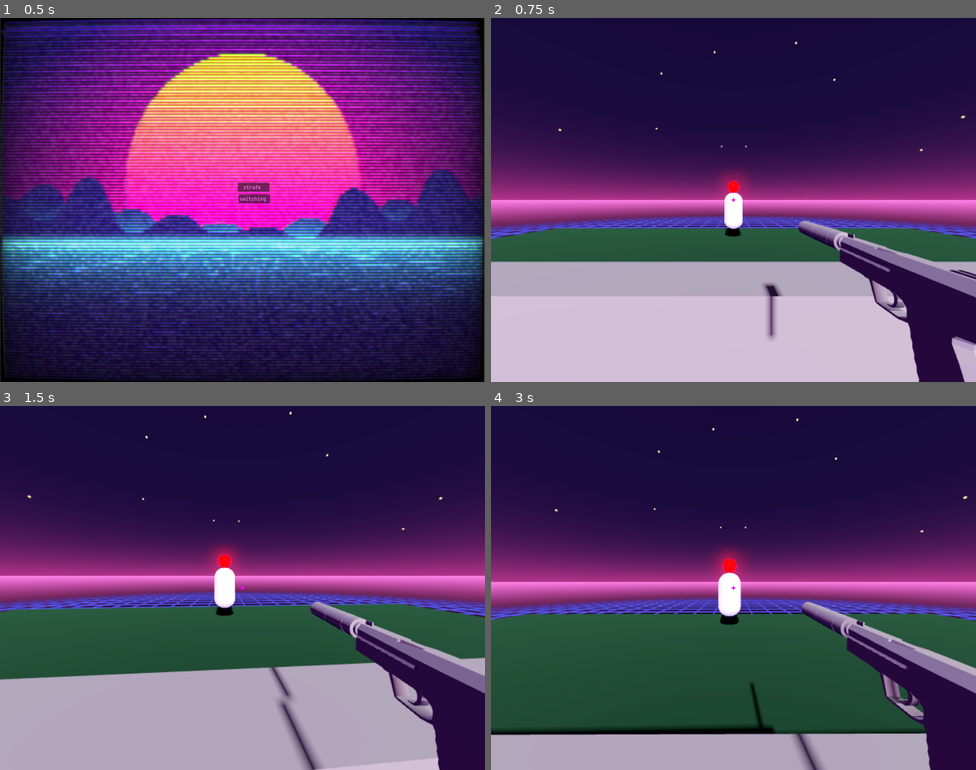
Above: before the commit, frames 1-4 (two rows, left to right).
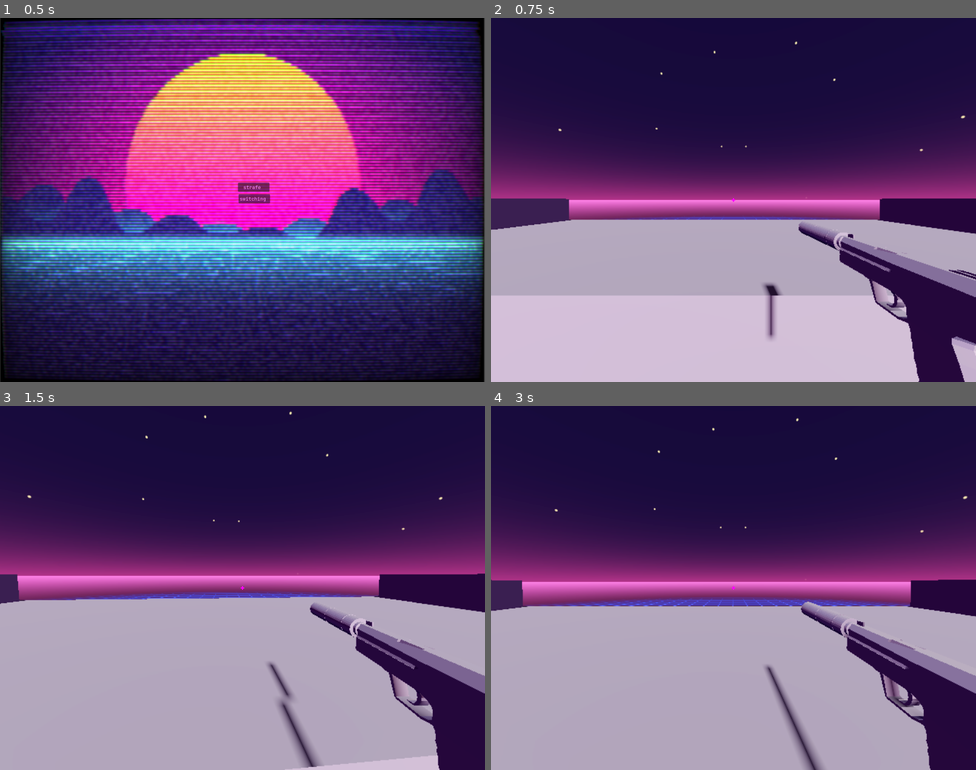
Above: after the commit, the same moments.

Repository: femboyonfent/fem-aim-trainer
Game: Godot game, scene res://start_screen.tscn
Same seed, same stepped clock (60 frames per second), same inputs: the game is played once before the commit and once after it.
Inputs (mouse positions are in pixels of both pictures, inside the frame that each line leads up to):
- Up to frame 1 (0.5 s): no input
- Up to frame 2 (0.75 s): click "strafe" at 0.5 s
- Up to frame 3 (1.5 s): tap Enter at 1.25 s; move the mouse to (266, 588) at 1.27 s; press the mouse at (266, 588) at 1.28 s; hold W (forward ) from 1.28 s (still down)
- Up to frame 4 (3 s): keep holding W (forward ); tap Space at 2 s; move the mouse to (709, 588) at 2.02 s; release the mouse at (709, 588) at 2.03 s; click (709, 588) at 2.1 s; tap Enter at 2.75 s; move the mouse to (743, 580) at 2.77 s; press the mouse at (743, 580) at 2.78 s

Frame 1 is identical in both runs. In frame 2, 13% of the frame differs, in the area x 0-100%, y 42-100%; in frame 3, 20%; in frame 4, 33%, in the area x 0-100%, y 39-100%.

Commit message:
bruh
colon three!!!!!

Diff:
--- a/bullet new.gd
+++ /dev/null
@@ -1,10 +0,0 @@
-extends CharacterBody3D
-class_name Bullet
-
-# Called when the node enters the scene tree for the first time.
-func _ready() -> void:
-	set_as_top_level(true)
-
-
-func _on_timer_timeout() -> void:
-	queue_free()
--- a/bullet.gd
+++ /dev/null
@@ -1,6 +0,0 @@
-extends CharacterBody3D
-
-func
-
-func _on_timer_timeout() -> void:
-	queue_free()
--- a/bullet.tscn
+++ b/bullet.tscn
@@ -1,6 +1,17 @@
-[gd_scene load_steps=4 format=3 uid="uid://b83n3vnq2mwm1"]
+[gd_scene load_steps=4 format=3 uid="uid://ci60gfsn0ftxj"]
 
-[ext_resource type="Script" path="res://bullet new.gd" id="1_cwl5o"]
+[sub_resource type="GDScript" id="GDScript_6bai2"]
+script/source = "extends CharacterBody3D
+class_name Bullet
+
+# Called when the node enters the scene tree for the first time.
+func _ready() -> void:
+	set_as_top_level(true)
+
+
+func _on_timer_timeout() -> void:
+	queue_free()
+"
 
 [sub_resource type="SphereShape3D" id="SphereShape3D_2nxlk"]
 radius = 0.05
@@ -11,7 +22,7 @@
 
 [node name="bullet" type="CharacterBody3D"]
 physics_interpolation_mode = 2
-script = ExtResource("1_cwl5o")
+script = SubResource("GDScript_6bai2")
 
 [node name="bullet" type="CollisionShape3D" parent="."]
 transform = Transform3D(1, 0, 0, 0, 1, 0, 0, 0, 1, 0, 0, 0.100727)
--- a/head.gd
+++ b/head.gd
@@ -1,4 +1,4 @@
 extends CharacterBody3D
-
+var SPEED = 300
 func headshot():
 	queue_free()
--- a/human_target.gd
+++ b/human_target.gd
@@ -1,6 +1,6 @@
 extends CharacterBody3D
 var health = 4
-var SPEED = 300
+var SPEED = 6
 func hit():
 	print(health)
 	health -= 1
@@ -12,7 +12,16 @@
 
 
 func _physics_process(delta: float) -> void:
-	var direction = (transform.basis * Vector3(-1, 0, 0))
+	if not is_on_floor():
+		velocity += get_gravity() * delta
+	var input_dir := Input.get_vector("right", "left", "forward ", "backword")
+	var direction := (transform.basis * Vector3(input_dir.x, 0, input_dir.y)).normalized()
 	if direction:
 		velocity.x = direction.x * SPEED
-	velocity.x = move_toward(velocity.x, 0, SPEED)
+		velocity.z = direction.z * SPEED
+	else:
+		velocity.x = move_toward(velocity.x, 0, SPEED)
+		velocity.z = move_toward(velocity.z, 0, SPEED)
+
+
+	move_and_slide()
--- a/human_target.tscn
+++ b/human_target.tscn
@@ -42,4 +42,6 @@
 [node name="MeshInstance3D" type="MeshInstance3D" parent="CharacterBody3D" groups=["head"]]
 mesh = SubResource("SphereMesh_flfvs")
 
+[node name="Timer" type="Timer" parent="."]
+
 [connection signal="tree_exited" from="CharacterBody3D" to="." method="_on_character_body_3d_tree_exited"]
--- a/project.godot
+++ b/project.godot
@@ -76,4 +76,3 @@
 [rendering]
 
 scaling_3d/scale=0.8
-anti_aliasing/quality/msaa_3d=1
--- /dev/null
+++ b/strafing.gd
@@ -0,0 +1,17 @@
+extends Node3D
+
+
+func spawning():
+	pass
+
+# note:
+# this manages the spawning of the bots.
+
+# Called when the node enters the scene tree for the first time.
+func _ready() -> void:
+	pass # Replace with function body.
+
+
+# Called every frame. 'delta' is the elapsed time since the previous frame.
+func _process(delta: float) -> void:
+	pass
--- a/strafing.tscn
+++ b/strafing.tscn
@@ -1,9 +1,9 @@
 [gd_scene load_steps=9 format=3 uid="uid://cwec8hpk3akcd"]
 
+[ext_resource type="Script" path="res://strafing.gd" id="1_jib2k"]
 [ext_resource type="Script" path="res://addons/vaporwavesky/vaporwave_sky_material.gd" id="1_xfuek"]
 [ext_resource type="Shader" path="res://addons/vaporwavesky/vaporwave.gdshader" id="2_b3d8l"]
 [ext_resource type="PackedScene" uid="uid://cjtvcn3m4aadk" path="res://player.tscn" id="3_rut4q"]
-[ext_resource type="PackedScene" uid="uid://bxnqsqttg175x" path="res://human_target.tscn" id="4_76t6f"]
 
 [sub_resource type="StandardMaterial3D" id="StandardMaterial3D_xcwm6"]
 albedo_color = Color(0.054902, 0.243137, 0.129412, 1)
@@ -59,6 +59,7 @@
 glow_enabled = true
 
 [node name="Node3D" type="Node3D"]
+script = ExtResource("1_jib2k")
 
 [node name="CSGBox3D" type="CSGBox3D" parent="."]
 use_collision = true
@@ -66,8 +67,16 @@
 material = SubResource("StandardMaterial3D_xcwm6")
 
 [node name="CSGBox3D" type="CSGBox3D" parent="CSGBox3D"]
-transform = Transform3D(1, 0, 0, 0, 1, 0, 0, 0, 1, 0, 1.052, 3.10401)
-size = Vector3(25, 1, 1)
+transform = Transform3D(1, 0, 0, 0, 1, 0, 0, 0, 1, 0, 1.052, 0.116402)
+size = Vector3(25, 1, 6.94812)
+
+[node name="CSGBox3D" type="CSGBox3D" parent="CSGBox3D/CSGBox3D"]
+transform = Transform3D(1, 0, 0, 0, 1, 0, 0, 0, 1, 9.20028, 1, -1.23586)
+size = Vector3(4.7749, 1, 3.93701)
+
+[node name="CSGBox3D2" type="CSGBox3D" parent="CSGBox3D/CSGBox3D"]
+transform = Transform3D(1, 0, 0, 0, 1, 0, 0, 0, 1, -10.0561, 1, -1.23586)
+size = Vector3(4.7749, 1, 3.93701)
 
 [node name="WorldEnvironment" type="WorldEnvironment" parent="."]
 environment = SubResource("Environment_i70qm")
@@ -76,8 +85,5 @@
 transform = Transform3D(0.999847, -0.0100601, 0.0142612, 0, 0.817145, 0.576433, -0.0174524, -0.576344, 0.817021, 0, 0, 0)
 shadow_enabled = true
 
-[node name="CharacterBody3D" parent="." instance=ExtResource("3_rut4q")]
+[node name="human bean" parent="." instance=ExtResource("3_rut4q")]
 transform = Transform3D(1, 0, 0, 0, 1, 0, 0, 0, 1, 0, 1.5267, 5.39712)
-
-[node name="CharacterBody3D2" parent="." instance=ExtResource("4_76t6f")]
-transform = Transform3D(1, 0, 0, 0, 1, 0, 0, 0, 1, 0, 2.93824, -4.45923)
